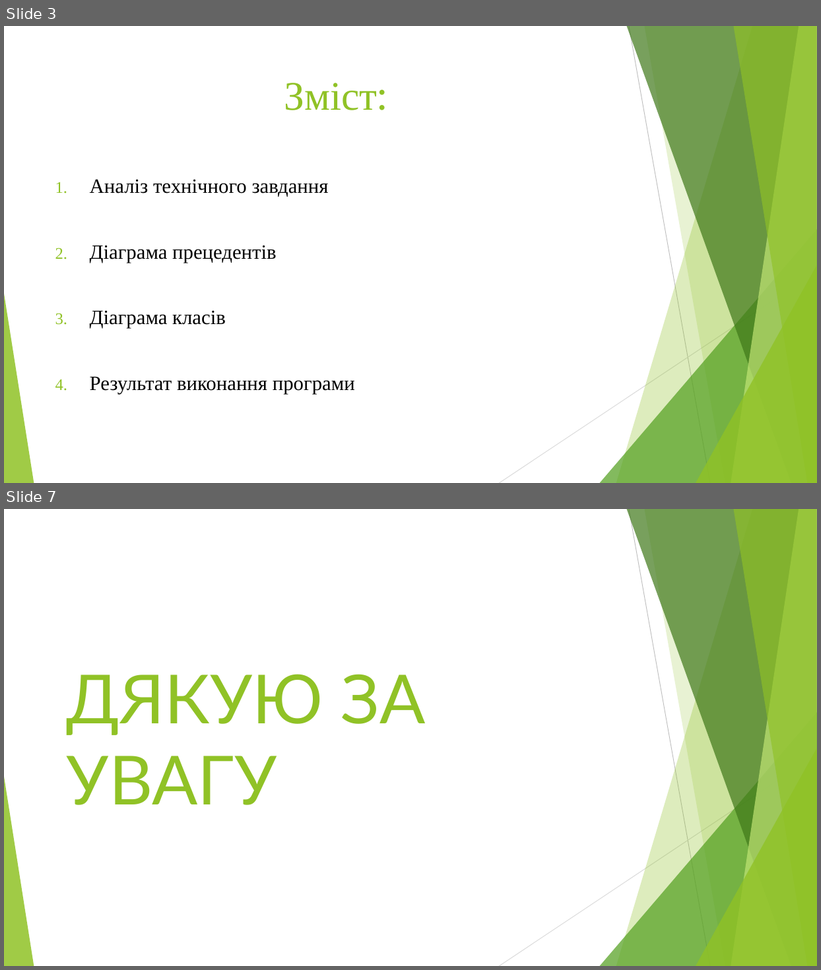
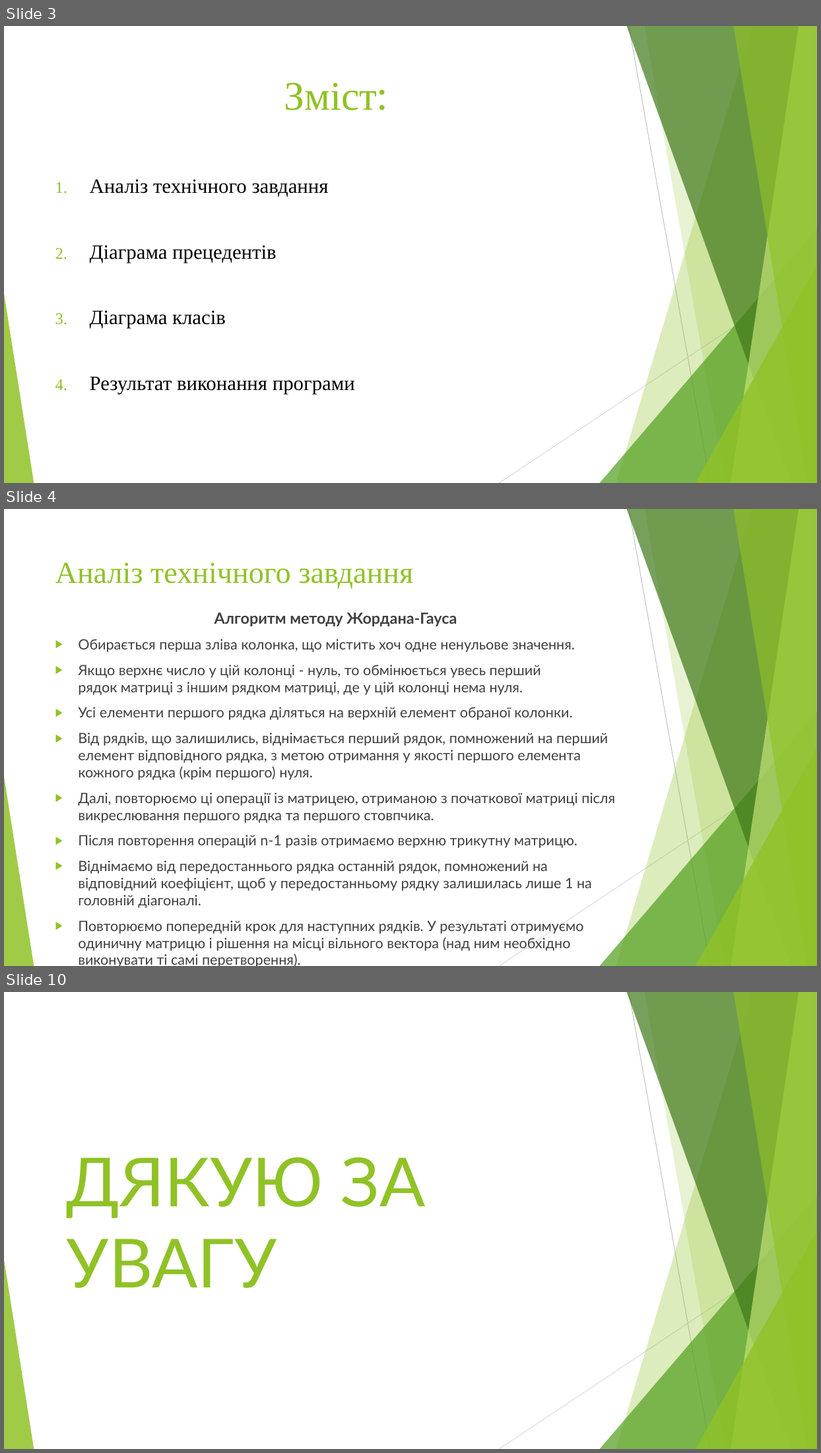
Before and after one commit to vornatovska/CourseraAlg2015CS, a slide deck: Project_CS-21-Maksym-Radchuk/docs/presentation.pptm. Shown one above the other, each under a label of ours: slides 3 and 7 before the commit, slides 3, 4 and 10 after it; the slides between them are not shown. The pictures are 821x970 and 821x1453 pixels, drawn with LibreOffice and Linux fonts; fonts in the diff are those of the drawing. Boxes give left, top, right and bottom in pixels: in the first picture for what was removed or moved away, otherwise in the second. Text is boxed around its words. In the diff, an @@ line names an element or a change of style, - is before the commit and + after.

```diff
--- a/Project_CS-21-Maksym-Radchuk/docs/presentation.pptm
+++ b/Project_CS-21-Maksym-Radchuk/docs/presentation.pptm
@@ slide 4 added at bbox=[4, 509, 817, 966], background #FFFFFF; not listed: 10 template elements that a slide beside it also shows @@
@@ title added at bbox=[55, 562, 413, 589], 36 pt, text #90C226 @@
+Аналіз технічного завдання
@@ text added at bbox=[78, 613, 615, 949], 16.8 pt, text #404040 @@
+Алгоритм методу Жордана-Гауса
+▶ Обирається перша зліва колонка, що містить хоч одне ненульове значення.
+▶ Якщо верхнє число у цій колонці - нуль, то обмінюється увесь перший рядок матриці з іншим рядком матриці, де у цій колонці нема нуля.
+▶ Усі елементи першого рядка діляться на верхній елемент обраної колонки.
+▶ Від рядків, що залишились, віднімається перший рядок, помножений на перший елемент відповідного рядка, з метою отримання у якості першого елемента кожного рядка (крім першого) нуля.
+▶ Далі, повторюємо ці операції із матрицею, отриманою з початкової матриці після викреслювання першого рядка та першого стовпчика.
+▶ Після повторення операцій n-1 разів отримаємо верхню трикутну матрицю.
+▶ Віднімаємо від передостаннього рядка останній рядок, помножений на відповідний коефіцієнт, щоб у передостанньому рядку залишилась лише 1 на головній діагоналі.
+▶ Повторюємо попередній крок для наступних рядків. У результаті отримуємо одиничну матрицю і рішення на місці вільного вектора (над ним необхідно виконувати ті самі перетворення).
@@ what was slide 7 is now slide 10 @@
```
Also in this commit, not shown: 3 slides changed, 2 other slides added, 3 other files.
